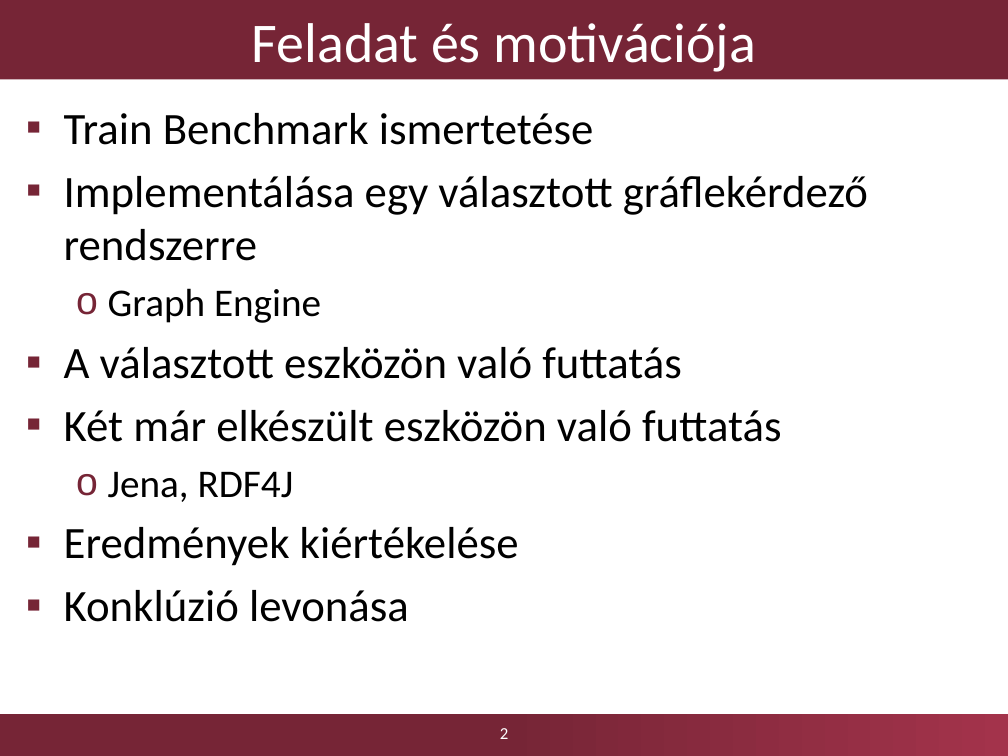
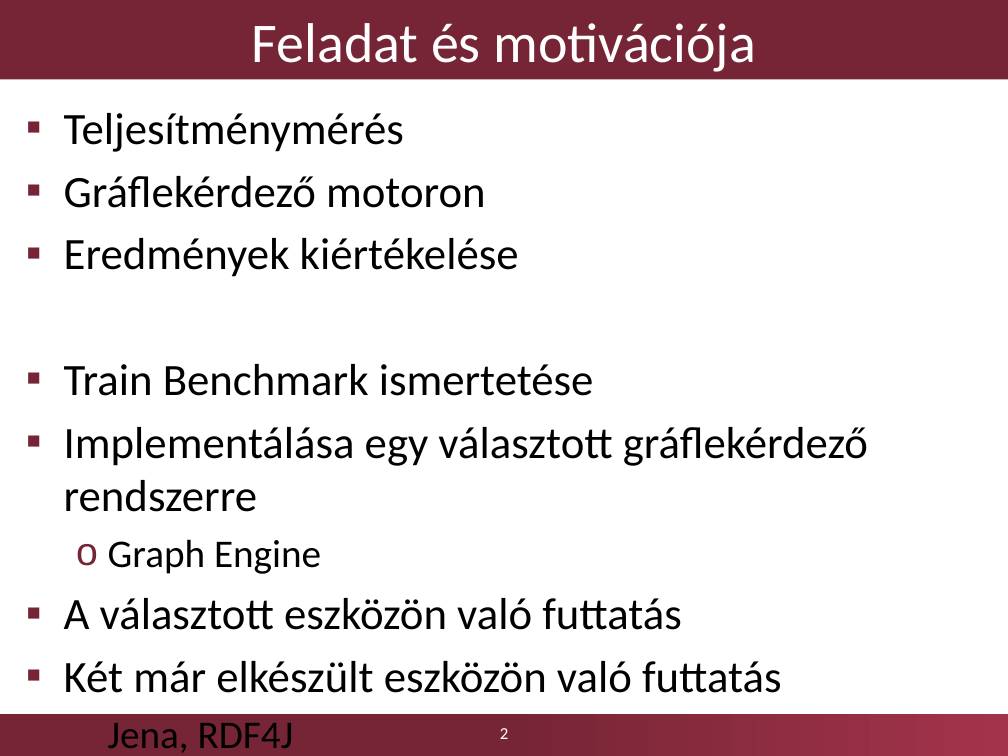
Before and after one commit to Kreestof/szakdolgozat-presentation, a slide deck: slide 2 of Dobosy_Kristof_szakdolgozat_2017_GraphEngine_0.pptx. Drawn at 1008x756 pixels with LibreOffice and Linux fonts; fonts in the diff are those of the drawing; background and template pictures are left out. Boxes give left, top, right and bottom in pixels: in the first picture for what was removed or moved away, otherwise in the second. Text is boxed around its words. In the diff, an @@ line names an element or a change of style, - is before the commit and + after.

```diff
--- a/Dobosy_Kristof_szakdolgozat_2017_GraphEngine_0.pptx
+++ b/Dobosy_Kristof_szakdolgozat_2017_GraphEngine_0.pptx
@@ text at [64, 113, 519, 277]: paragraphs added @@
+▪ Teljesítménymérés
+▪ Gráflekérdező motoron
+▪ Eredmények kiértékelése
```
Also in this commit, not shown: 7 other slides changed, 1 other file.
